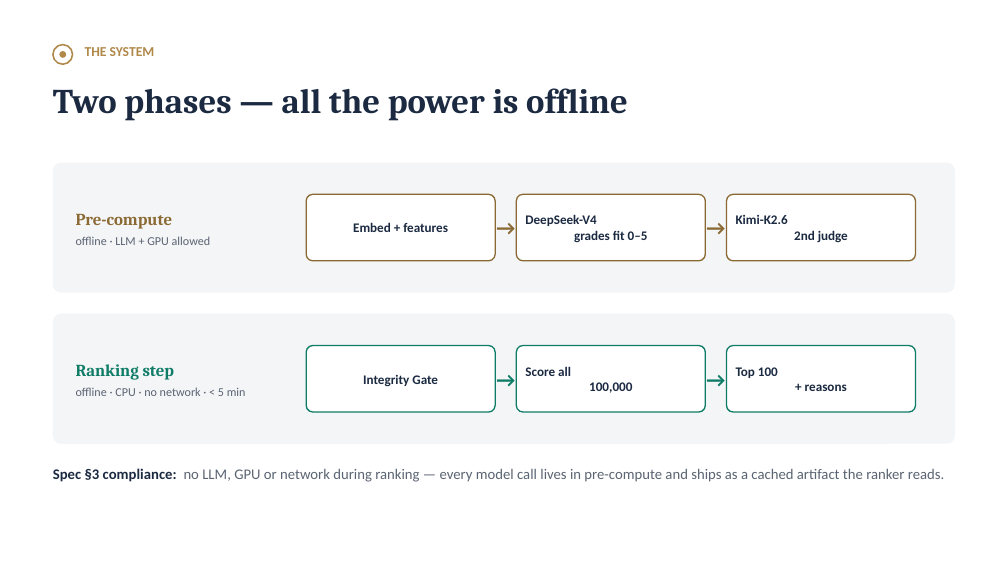
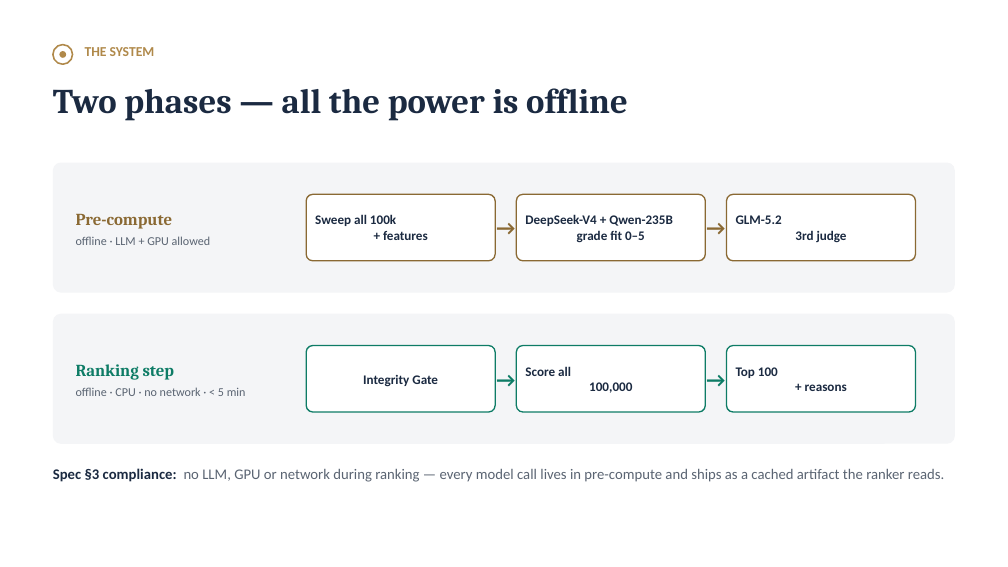
Before and after one commit to TheClazer/parakh, a slide deck: slide 7 of deck/parakh_deck.pptx. Drawn at 1008x567 pixels with LibreOffice and Linux fonts; fonts in the diff are those of the drawing. Boxes give left, top, right and bottom in pixels: in the first picture for what was removed or moved away, otherwise in the second. Text is boxed around its words. In the diff, an @@ line names an element or a change of style, - is before the commit and + after.

Commit message:
v2 final: dual-teacher + sweep + GLM third judge, verified reasons
- Both teachers now cover 5,500 candidates (3,000 rule shortlist + 2,500
  recall-rescue sweep); sweep rescued 9 tier-4 gems the rules under-ranked
- GLM-5.2 third judge on the top-100 (Kimi emits empty output on Nebius);
  top-10 is unanimous tier-5 across three model families
- active_before_signup check removed: fires on 7,496 profiles = generator
  noise, not a trap signature (precision over recall for honeypot flags)
- reasons_final.jsonl: rank-toned, fact-verified reasoning for the final 100
- orjson fast-path; selftest wall ~190-265s / 0.21GB, inside spec limits
- gitignore: whitelist all artifacts needed for Stage-3 reproduction

```diff
--- a/deck/parakh_deck.pptx
+++ b/deck/parakh_deck.pptx
@@ text at (315, 214, 428, 240): text changed @@
-Embed + features
+Sweep all 100k
++ features
@@ text at (525, 214, 673, 243): text changed @@
-DeepSeek-V4
-grades fit 0–5
+DeepSeek-V4 + Qwen-235B
+grade fit 0–5
@@ text at (736, 215, 847, 243): text changed @@
-Kimi-K2.6
-2nd judge
+GLM-5.2
+3rd judge
```
Also in this commit, not shown: 4 other slides changed, 14 other files.
